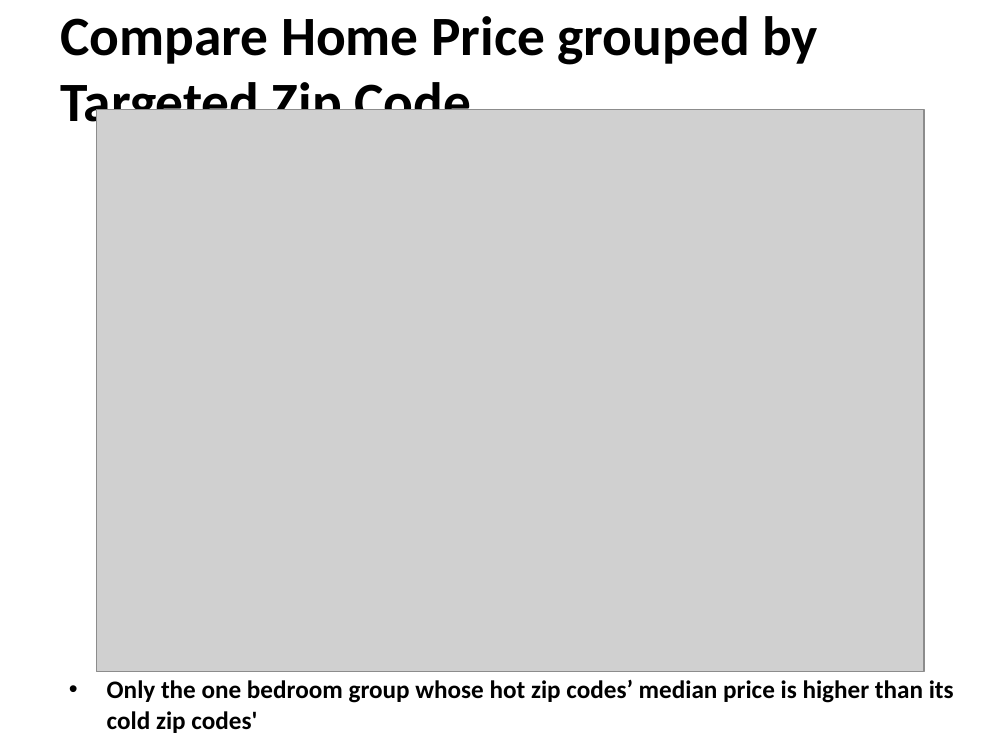
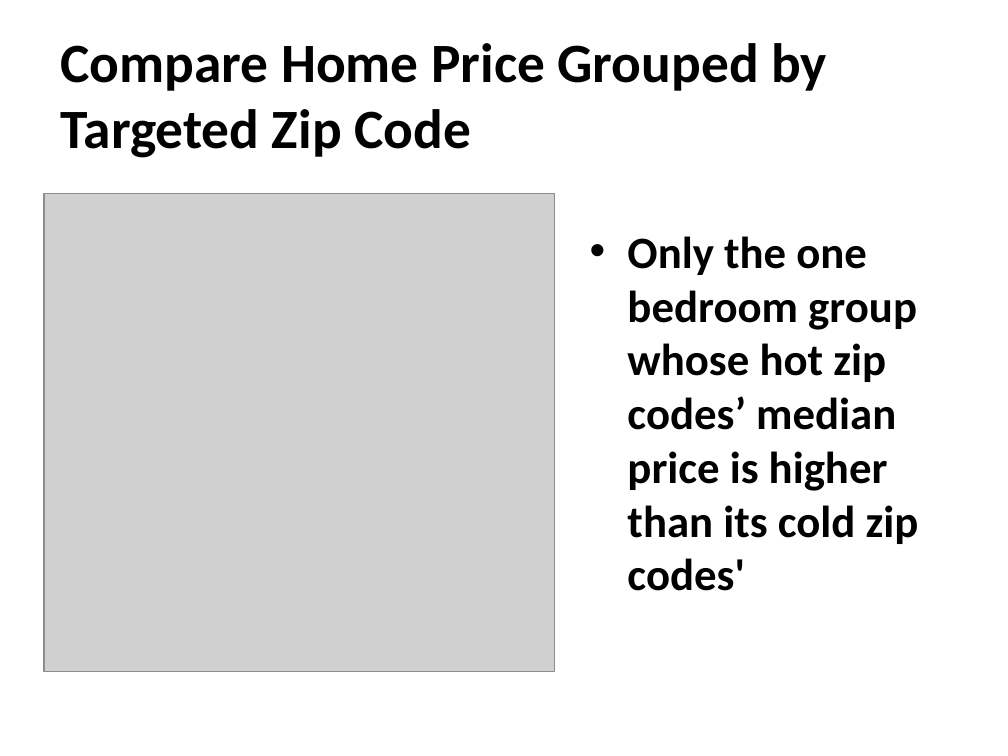
Before and after one commit to wlau0721/sliderule, a slide deck: slide 10 of CapstoneProject/CapstoneFinalReportPresentation-RentalInvestmentAnalysis.pptx (slide 9 before the commit). Drawn at 1008x756 pixels with LibreOffice and Linux fonts; fonts in the diff are those of the drawing; grey boxes stand for pictures. Boxes give left, top, right and bottom in pixels: in the first picture for what was removed or moved away, otherwise in the second. Text is boxed around its words. In the diff, an @@ line names an element or a change of style, - is before the commit and + after.

```diff
--- a/CapstoneProject/CapstoneFinalReportPresentation-RentalInvestmentAnalysis.pptx
+++ b/CapstoneProject/CapstoneFinalReportPresentation-RentalInvestmentAnalysis.pptx
@@ title at box(60, 43, 827, 158): text changed @@
-Compare Home Price grouped by Targeted Zip Code
+Compare Home Price Grouped by Targeted Zip Code
@@ picture removed at box(97, 109, 924, 671) @@
@@ picture added at box(44, 194, 554, 672) @@
@@ text "Only the one bedroom group ...": place and size @@
-text "Only the one bedroom group ..." at box(107, 679, 954, 733)
+text "Only the one bedroom group ..." at box(627, 236, 919, 591)
@@ text "Only the one bedroom group ..." at box(627, 236, 919, 591): size 18 to 32 pt; more space between paragraphs @@
```
Also in this commit, not shown: 12 other slides changed, 2 slides added, 2 other files.
